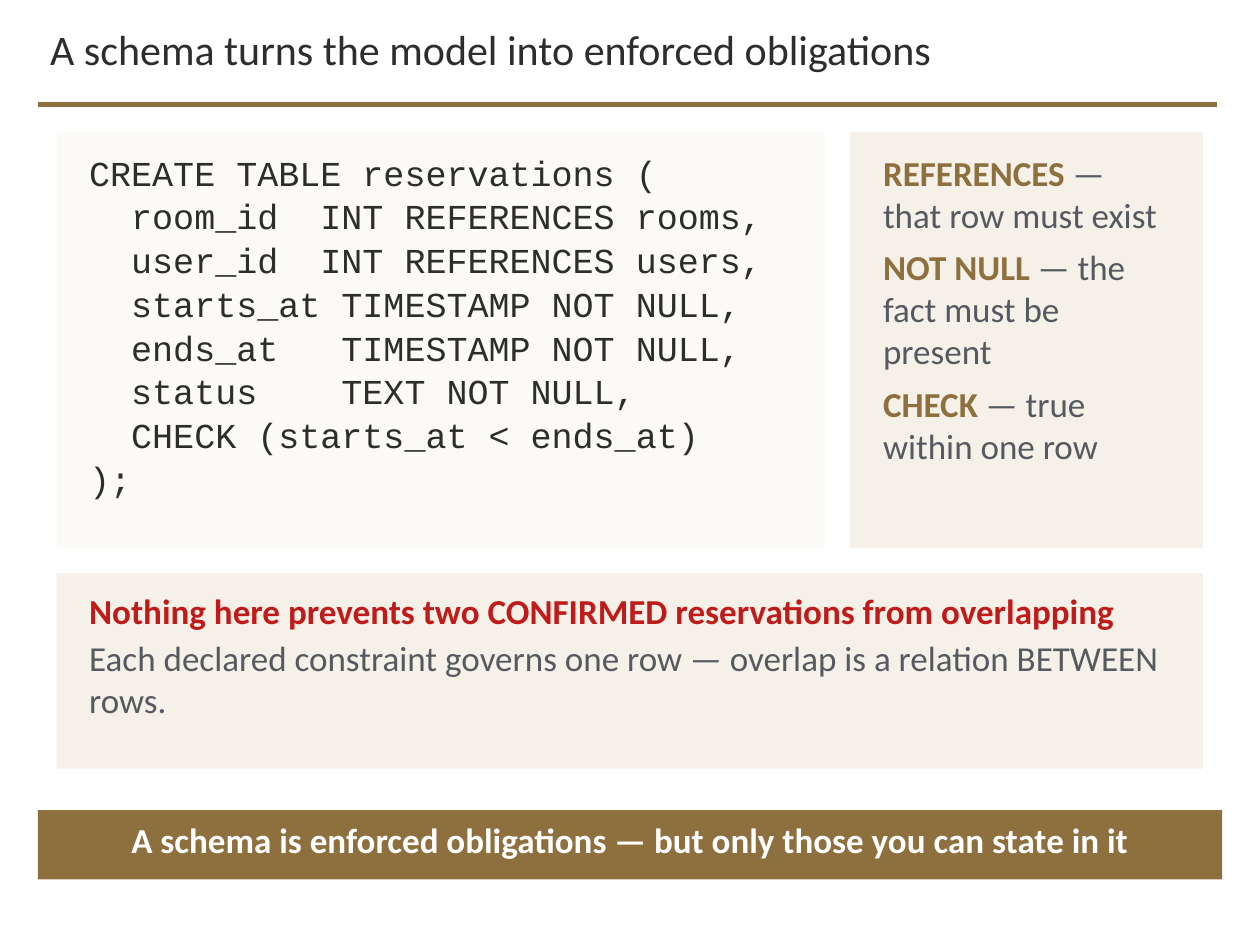
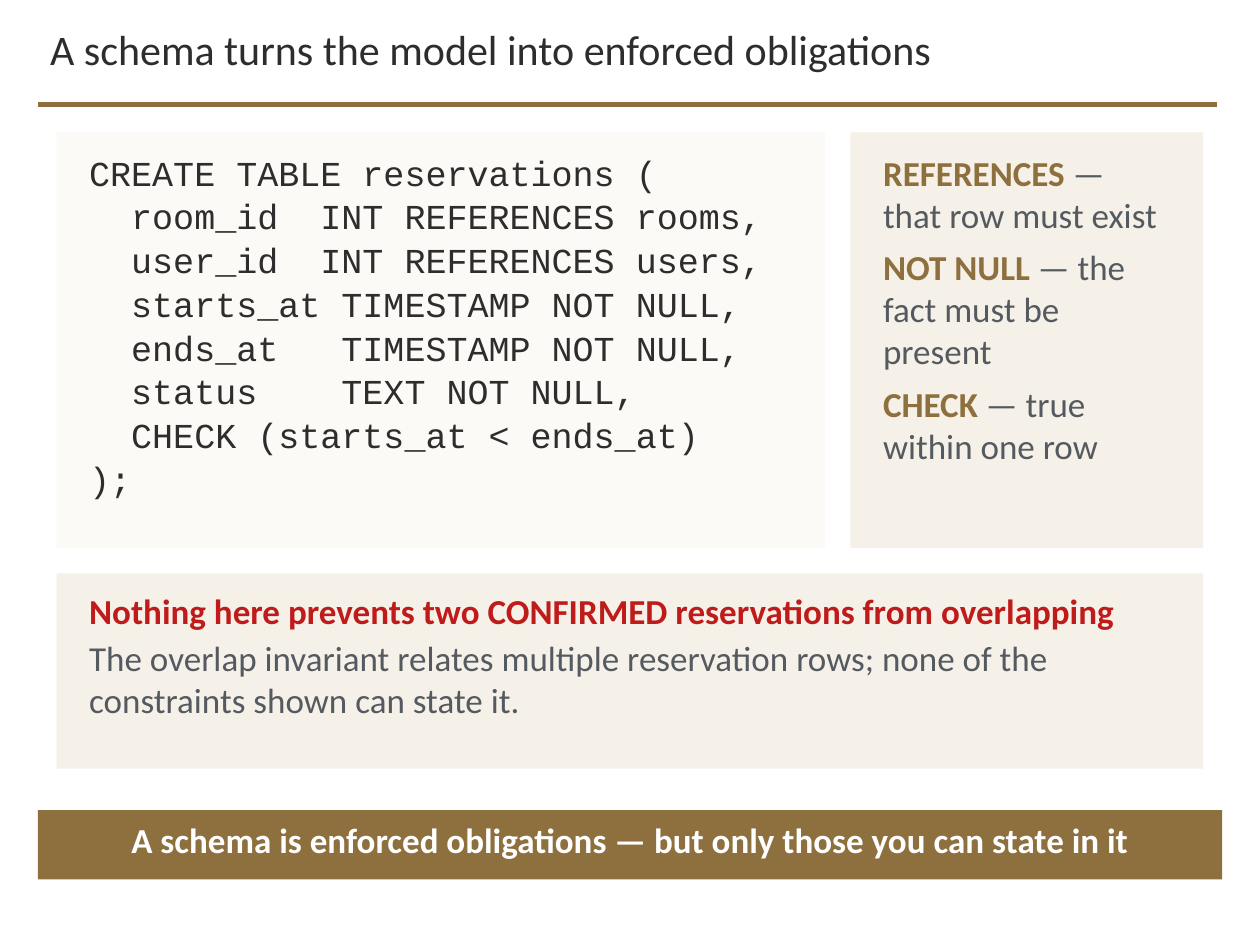
Before and after one commit to davisjam/model-based-agentic-software-engineering, a slide deck: slide 10 of course/lectures/act-3-software-in-the-world/02-compute-environments-and-data-management/3-2-Data-Management.pptx. Drawn at 1260x945 pixels with LibreOffice and Linux fonts; fonts in the diff are those of the drawing; background and template pictures are left out. Boxes give left, top, right and bottom in pixels: in the first picture for what was removed or moved away, otherwise in the second. Text is boxed around its words. In the diff, an @@ line names an element or a change of style, - is before the commit and + after.

```diff
--- a/course/lectures/act-3-software-in-the-world/02-compute-environments-and-data-management/3-2-Data-Management.pptx
+++ b/course/lectures/act-3-software-in-the-world/02-compute-environments-and-data-management/3-2-Data-Management.pptx
@@ text at (x1=89, y1=646, x2=1048, y2=713): text changed @@
-Each declared constraint governs one row — overlap is a relation BETWEEN rows.
+The overlap invariant relates multiple reservation rows; none of the constraints shown can state it.
```
Also in this commit, not shown: 11 other slides changed.
